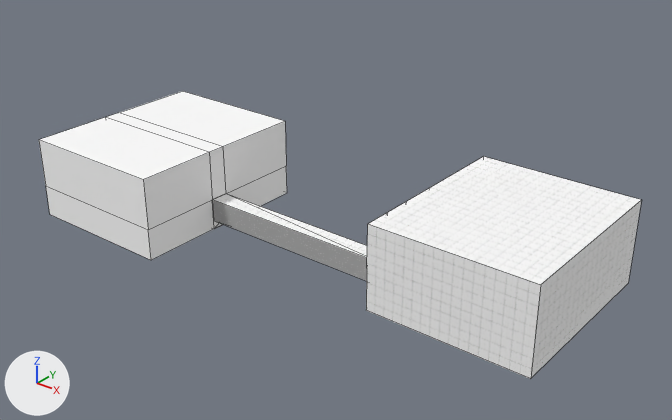
Two versions of the Blender file Assets/graphics/models/levels/NightMarket/laundromatTaxidermy.blend, one commit apart.
Before and after are seen from a camera (50 mm lens) standing at (27.0, -69.5, 46.2) and looking at (-26.3, -2.9, 4.9). The axes (+X, +Y, +Z) are drawn at lower left. The lights are the same throughout. Mesh edges are drawn as thin lines on the coarser meshes.

In view in the first picture: 'Laundromat.001', 'Taxidermy'.
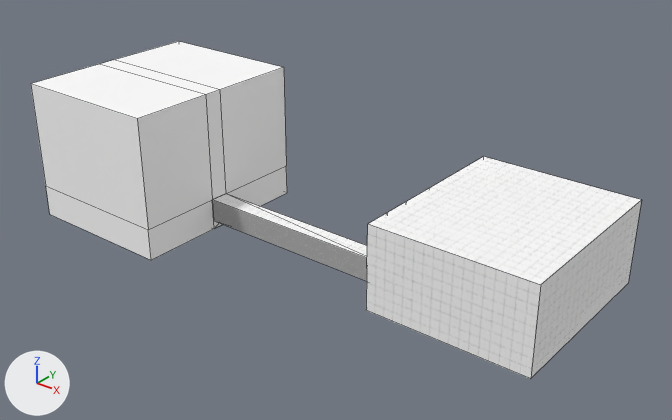
What differs and where, as boxes (x1, y1, x2, y2) in the pictures (672 x 420 px; the box of a moved part takes in the faces that stretch with it):
'Taxidermy', reshaped (29% taller)
    before: (39, 91, 287, 260)
    after: (31, 41, 287, 260)
part 1 of me_taxidermy, moved or reshaped
    before: (39, 91, 286, 182)
    after: (31, 41, 286, 182)

Patch to the scene script:
```diff
--- a/Assets/graphics/models/levels/NightMarket/laundromatTaxidermy.blend.py
+++ b/Assets/graphics/models/levels/NightMarket/laundromatTaxidermy.blend.py
@@ me_taxidermy @@
 me_taxidermy.from_pydata(...)  # 24 vertices, 20 faces; spans x -57.0..-40.0, y 0.0..9.0, z -5.0..16.0
 # used by ob_taxidermy; location = (0.0, 0.0, 0.0); rotation_euler = (1.571, 0.0, 0.0), in degrees (90, 0, 0)
 # before: 0 (-40.0, 9.0, -5.0) at pixel (285, 121), 1 (-40.0, 9.0, 5.0) at pixel (222, 146), 2 (-57.0, 9.0, 5.0) at pixel (118, 112), 3 (-57.0, 9.0, -5.0) at pixel (182, 91), 8 (-40.0, 9.0, 7.0) at pixel (209, 152)
 # before: 9 (-57.0, 9.0, 7.0) at pixel (105, 117), 10 (-40.0, 9.0, 16.0) at pixel (143, 179), 11 (-57.0, 9.0, 16.0) at pixel (38, 139)
+# me_taxidermy part 1
+for i in [*range(0, 4), *range(8, 12)]: me_taxidermy.vertices[i].co += Vector((0.0, 6.3, 0.0))
 me_taxidermy.materials.append(mat_defaultgridbox)
```
